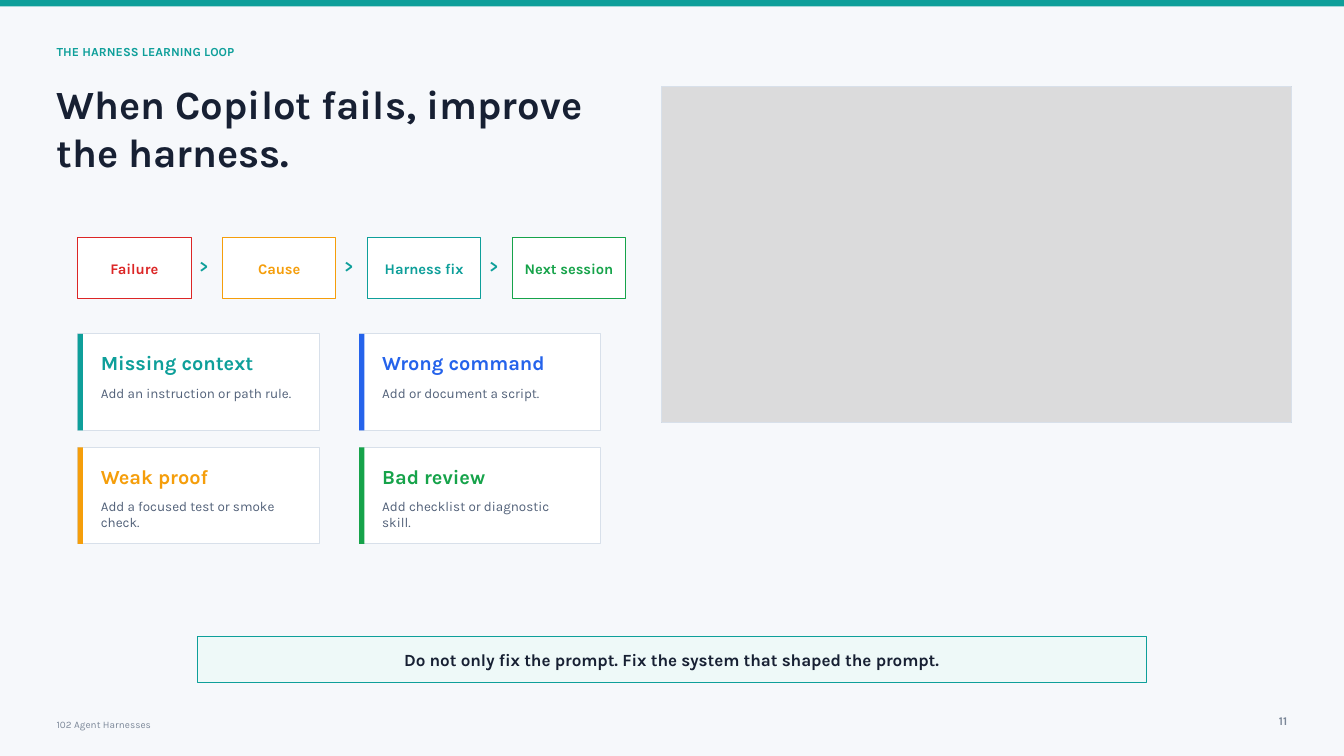
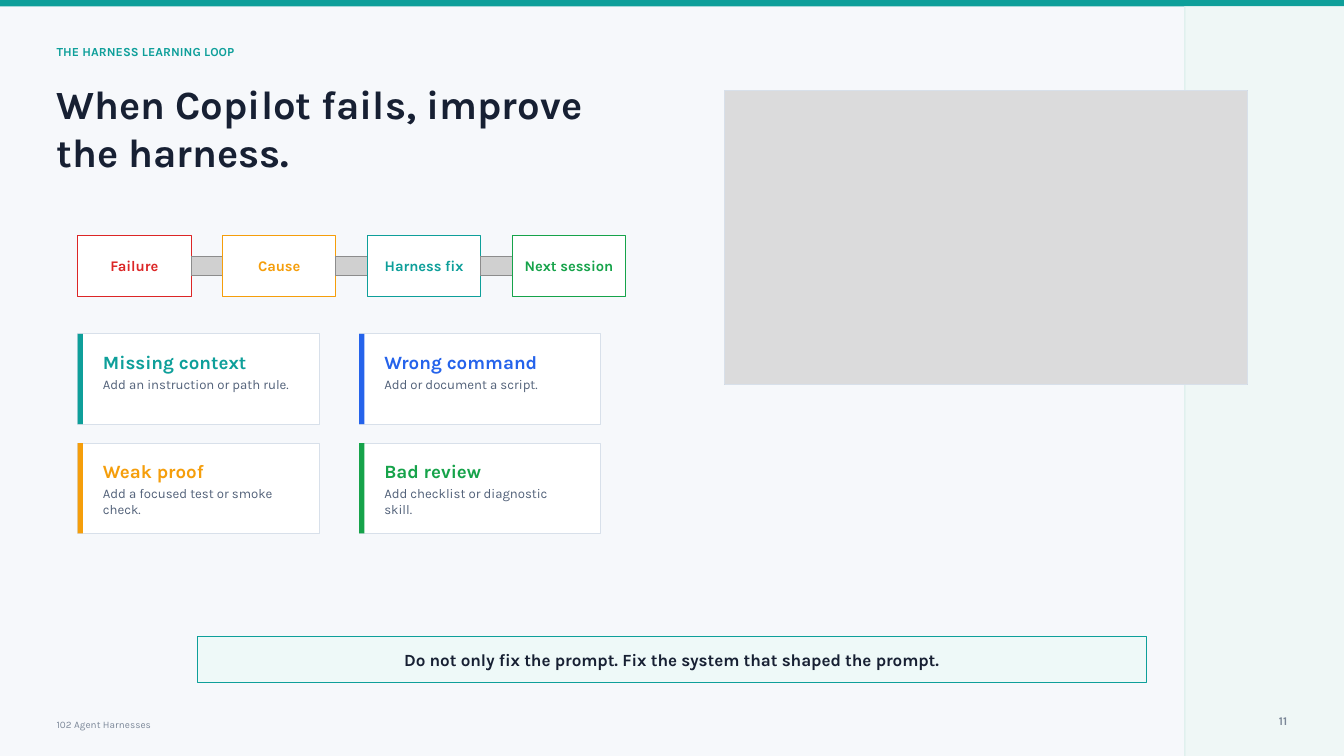
Before and after one commit to Cmcd9155/101-ai-basics-for-developers-presentation, a slide deck: slide 11 of presentations/102/deck/102-agent-harnesses.pptx. Drawn at 1344x756 pixels with LibreOffice and Linux fonts; fonts in the diff are those of the drawing; grey boxes stand for pictures. Boxes give left, top, right and bottom in pixels: in the first picture for what was removed or moved away, otherwise in the second. Text is boxed around its words. In the diff, an @@ line names an element or a change of style, - is before the commit and + after.

```diff
--- a/presentations/102/deck/102-agent-harnesses.pptx
+++ b/presentations/102/deck/102-agent-harnesses.pptx
@@ rectangle added at (1185,6,1344,756), fill #EFF7F6 @@
@@ rectangle added at (1185,6,1186,756), fill #D8EDEA @@
@@ rectangle: place and size @@
-rectangle at (661,86,1292,421)
+rectangle at (725,91,1248,385)
@@ rectangle: place and size @@
-rectangle at (661,86,1292,421)
+rectangle at (725,91,1248,385)
@@ picture: place and size @@
-picture at (661,86,1292,421)
+picture at (725,91,1248,385)
@@ picture added at (192,256,223,275) @@
@@ text removed at (200,256,217,275) @@
->
@@ picture added at (336,256,367,275) @@
@@ text removed at (345,256,362,275) @@
->
@@ picture added at (481,256,512,275) @@
@@ text removed at (489,256,506,275) @@
->
@@ rectangle: place and size @@
-rectangle at (78,334,320,431)
+rectangle at (78,334,320,424)
@@ rectangle: place and size @@
-rectangle at (78,334,83,431)
+rectangle at (78,334,83,424)
@@ rectangle: place and size @@
-rectangle at (359,334,601,431)
+rectangle at (359,334,601,424)
@@ rectangle: place and size @@
-rectangle at (359,334,364,431)
+rectangle at (359,334,364,424)
@@ text "Add an instruction or path ...": place and size @@
-text "Add an instruction or path ..." at (101,389,291,401)
+text "Add an instruction or path ..." at (103,380,288,392)
@@ text "Add or document a script.": place and size @@
-text "Add or document a script." at (382,389,539,401)
+text "Add or document a script." at (384,380,537,392)
@@ rectangle: place and size @@
-rectangle at (78,448,320,544)
+rectangle at (78,444,320,534)
@@ rectangle: place and size @@
-rectangle at (78,448,83,544)
+rectangle at (78,444,83,534)
@@ rectangle: place and size @@
-rectangle at (359,448,601,544)
+rectangle at (359,444,601,534)
@@ rectangle: place and size @@
-rectangle at (359,448,364,544)
+rectangle at (359,444,364,534)
@@ size 14.2 to 13.4 pt in 4 elements at (103,355,246,374), (384,356,538,374), (103,465,204,483), (384,464,481,479) @@
@@ text "Add a focused test or ...": place and size @@
-text "Add a focused test or ..." at (101,502,274,527)
+text "Add a focused test or ..." at (103,489,273,514)
@@ size 9.6 to 9.4 pt in 4 elements at (103,380,288,392), (384,380,537,392), (103,489,273,514), (384,489,548,514) @@
@@ text "Add checklist or diagnostic skill.": place and size @@
-text "Add checklist or diagnostic skill." at (382,502,549,527)
+text "Add checklist or diagnostic skill." at (384,489,548,514)
```
Also in this commit, not shown: 11 other slides changed, 31 other files.
